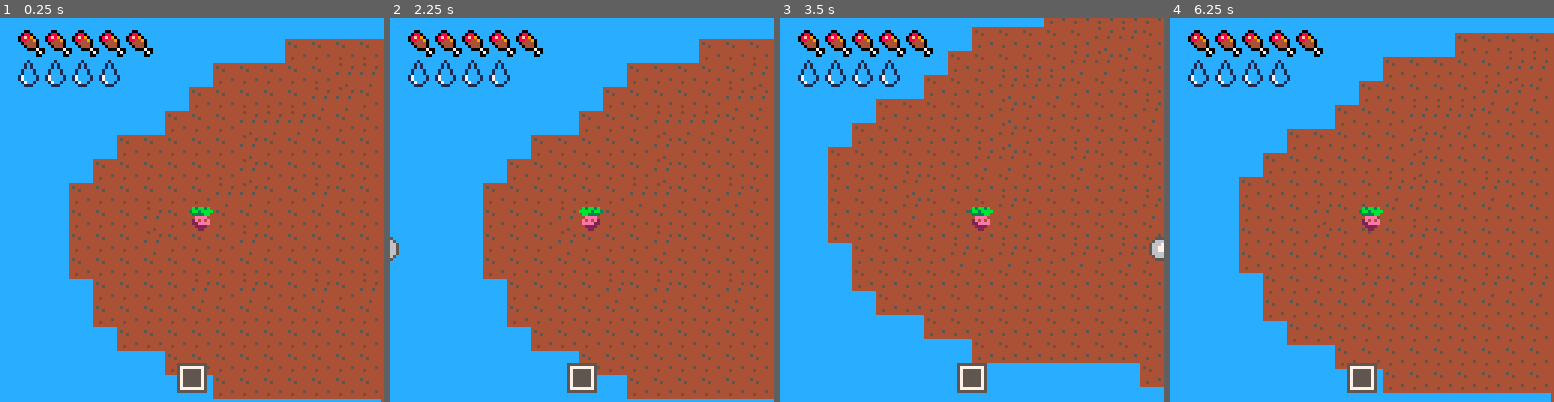
Above: before the commit, frames 1-4 (left to right).
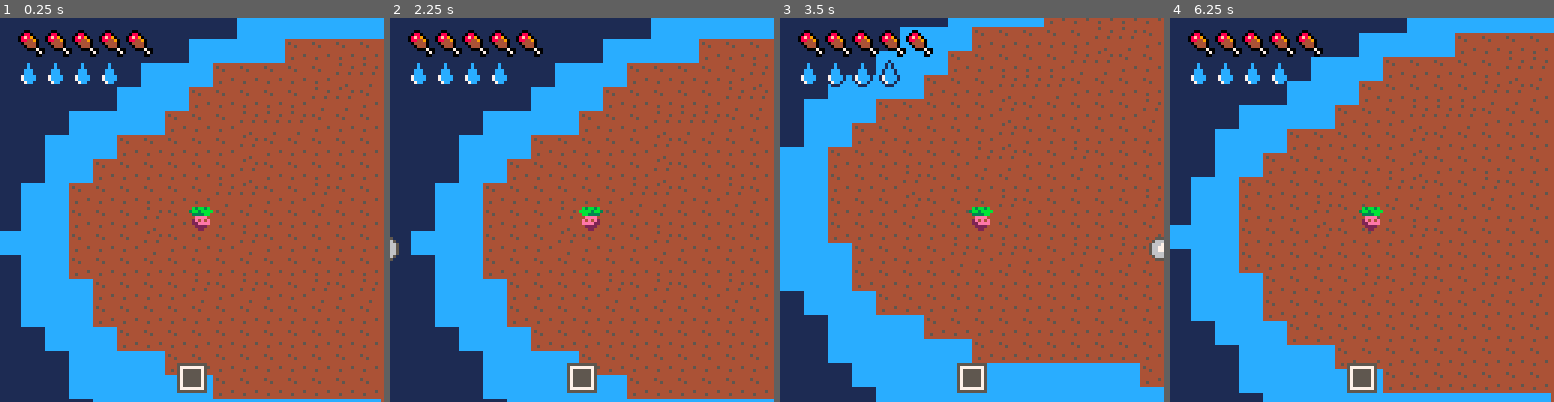
Above: after the commit, the same moments.

Repository: lucaslng/jamhacks-climatastrophe
Game: PICO-8 cartridge climate-collapse.p8
Two runs of this game, one before a commit and one after it. Both use one fixed random seed, a clock stepped at 60 frames per second and the inputs below.
Inputs:
- Up to frame 1 (0.25 s): no input
- Up to frame 2 (2.25 s): tap O (Z key) at 0.33, 0.7, 1.43, 2.22 s; hold Left from 1.97 s (still down)
- Up to frame 3 (3.5 s): release Left at 2.37 s; hold Down 2.42-2.82 s; hold Right from 2.87 s (still down); tap O (Z key) at 3.1 s
- Up to frame 4 (6.25 s): release Right at 3.53 s; hold Up 3.58-4.08 s; tap O (Z key) at 3.98, 4.87, 5.75 s; hold Right 4.13-4.53 s; hold Down 4.58-5.08 s; hold Left 5.13-5.8 s; hold Up 5.85-6.18 s; hold Left from 6.23 s (still down)

The runs differ from the first frame. In frame 1, 16% of the frame differs, in the area x 0-62%, y 0-100%; in frame 2, 22%, in the area x 0-68%, y 0-100%; in frame 3, 8.8%; in frame 4, 15%.

Commit message:
collisions

Diff:
--- a/climate-collapse.p8
+++ b/climate-collapse.p8
@@ -58,27 +58,43 @@
 		fx = false,
 		sprite = 1,
 		hunger = 5,
-		thirst = 4,
+		thirst = 4
 	}
 
-	function Player:moveleft(distance)
-		self.x -= distance
-		self.fx = true
-	end
-
-	function Player:moveright(distance)
-		self.x += distance
-		self.fx = false
-	end
-
-	function Player:moveup(distance)
-		self.y -= distance
-		self.fx = false
-	end
-
-	function Player:movedown(distance)
-		self.y += distance
-		self.fx = false
+	function Player:celx()
+		return flr(self.x / 8)
+	end
+
+	function Player:cely()
+		return flr(self.y / 8)
+	end
+
+	function Player:moveleft()
+		if not fget(mget(flr((self.x - 1) / 8), self:cely()), 7) and not fget(mget(flr((self.x - 1) / 8), flr((self.y + 7) / 8)), 7) then
+			self.x -= 1
+			self.fx = true
+		end
+	end
+
+	function Player:moveright()
+		if not fget(mget(flr((self.x + 8) / 8) , self:cely()), 7) and not fget(mget(flr((self.x + 8) / 8), flr((self.y + 7) / 8)), 7) then
+			self.x += 1
+			self.fx = false
+		end
+	end
+
+	function Player:moveup()
+		if not fget(mget(self:celx(), flr((self.y - 1) / 8)), 7) and not fget(mget(flr((self.x + 7) / 8), flr((self.y - 1) / 8)), 7) then
+			self.y -= 1
+			self.fx = false
+		end
+	end
+
+	function Player:movedown()
+		if not fget(mget(self:celx() , flr((self.y + 8) / 8)), 7) and not fget(mget(flr((self.x + 7) / 8), flr((self.y + 8) / 8)), 7) then
+			self.y += 1
+			self.fx = false
+		end
 	end
 
 	function Player:drink(amount)
@@ -87,14 +103,6 @@
 
 	function Player:eat(amount)
 		self.hunger = clamp(self.hunger + amount, 0, 5)
-	end
-
-	function Player:celx()
-		return flr(self.x / 8)
-	end
-
-	function Player:cely()
-		return flr(self.y / 8)
 	end
 
 	tornadoes = {}
@@ -113,14 +121,31 @@
 		self.__index = self
 		return o
 	end
+
+	Tsunami = {
+		x = 0,
+		y = 0,
+		height = 0,
+		fx = false,
+		v = 0,
+		lifetime = 240
+	}
+
+	tsunamies = {}
+
+	function Tsunami:new()
+		o = {}
+		setmetatable(o, self)
+		self.__index = self
+		return o
+	end
 end
 
 function _update()
-	if (btn(0)) Player:moveleft(1)
-	if (btn(1)) Player:moveright(1)
-	if (btn(2)) Player:moveup(1)
-	if (btn(3)) Player:movedown(1)
-
+	if (btn(0)) Player:moveleft()
+	if (btn(1)) Player:moveright()
+	if (btn(2)) Player:moveup()
+	if (btn(3)) Player:movedown()
 	if btn(4) then
 		if mget(Player:celx(), Player:cely()) == 8 then
 			Player:drink(1)
@@ -140,30 +165,25 @@
 		end
 	end
 
-	if rnd(480) <= 1 then shake = 2 end
-
 	foreach(tornadoes, function(t) t.x += t.vx t.y += t.vy t.lifetime -= 1 if (abs(Player.x - t.x) <= 3 and abs(Player.y - t.y) <= 3) then die("You died to a tornado!") end end)
 	if tornadoes[1] != nil and tornadoes[1].lifetime <= 0 then deli(tornadoes, 1) end
+
+	if rnd(480) <= 1 then shake = 1.4 end
+
+	-- if rnd({0, 1}) <= 1 then
+	-- 	local tsunami = Tsunami:new()
+	-- end
 end
 
 function doshake()
-	 -- this function does the
- -- shaking
- -- first we generate two
- -- random numbers between
- -- -16 and +16
- shakex=16-rnd(32)
- shakey=16-rnd(32)
-
- -- then we apply the shake
- -- strength
- shakex*=shake
- shakey*=shake
-
- -- finally, fade out the shake
- -- reset to 0 when very low
- shake = shake*0.95
- if (shake<0.05) shake=0
+	shakex = 16 - rnd(32)
+	shakey = 16 - rnd(32)
+
+	shakex *= shake
+	shakey *= shake
+
+	shake = shake * 0.95
+	if (shake < 0.05) shake = 0
 end
 
 function _draw()
@@ -244,32 +264,72 @@
 
 
 
+…(33 lines of a section not shown)…
+__gff__
+0000000000000080000000000000000000000000000000000000000000000000000000000000000000000000000000000000000000000000000000000000000000000000000000000000000000000000000000000000000000000000000000000000000000000000000000000000000000000000000000000000000000000000
+0000000000000000000000000000000000000000000000000000000000000000000000000000000000000000000000000000000000000000000000000000000000000000000000000000000000000000000000000000000000000000000000000000000000000000000000000000000000000000000000000000000000000000
 __map__
-0808080808080808080808080808080808080808080808080808080808080808080808080808080808080808080808080808080808080808080808080800000000000000000000000000000000000000000000000000000000000000000000000000000000000000000000000000000000000000000000000000000000000000
-0808080808080808080808080808080808080808080808080808080808080808080808080808080808080808080808080808080808080808080808080800000000000000000000000000000000000000000000000000000000000000000000000000000000000000000000000000000000000000000000000000000000000000
-0808080808080808080808080808080808080808080808080808080808080808080808080808080808080808080808080808080808080808080808080800000000000000000000000000000000000000000000000000000000000000000000000000000000000000000000000000000000000000000000000000000000000000
-0808080808080808080808080808080808080808080808080808080808080808080808080808080808080808080808080808080808080808080808080800000000000000000000000000000000000000000000000000000000000000000000000000000000000000000000000000000000000000000000000000000000000000
-0808080808080808080808080808080808080808080808080808080808080808080808080808080808080808080808080808080808080808080808080800000000000000000000000000000000000000000000000000000000000000000000000000000000000000000000000000000000000000000000000000000000000000
-0808080808080808080808080808080808080808080808080808080808080808080808080808080808080808080808080808080808080808080808080800000000000000000000000000000000000000000000000000000000000000000000000000000000000000000000000000000000000000000000000000000000000000
-0808080808080808080808080808080808080808080808080808080808080808080808080808080808080808080808080808080808080808080808080800000000000000000000000000000000000000000000000000000000000000000000000000000000000000000000000000000000000000000000000000000000000000
-0808080808080808080808080808080808080808080808080808080808080808232323232324232323230808080808080808080808080808080808080800000000000000000000000000000000000000000000000000000000000000000000000000000000000000000000000000000000000000000000000000000000000000
-0808080808080808080808080808080808080808080808080823232323232323232323232323232323232323230808080808080808080808080808080800000000000000000000000000000000000000000000000000000000000000000000000000000000000000000000000000000000000000000000000000000000000000
-0808080808080808080808080808080808080808232323232323232323232323232324232323242323232323232323080808080808080808080808080800000000000000000000000000000000000000000000000000000000000000000000000000000000000000000000000000000000000000000000000000000000000000
-0808080808080808080808080808080808232323232324242323242323242323232323232323242423232323232323230808080808080808080808080800000000000000000000000000000000000000000000000000000000000000000000000000000000000000000000000000000000000000000000000000000000000000
-0808080808080808080808080808080823232323232424232323242323232323232323232323232424232323232323232308080808080808080808080800000000000000000000000000000000000000000000000000000000000000000000000000000000000000000000000000000000000000000000000000000000000000
-0808080808080808080808080808082323232424242323232323242423232323232423232323242324242424232323232323080808080808080808080800000000000000000000000000000000000000000000000000000000000000000000000000000000000000000000000000000000000000000000000000000000000000
-0808080808080808080808080823232323232423232323232424242323232323232323232323232323232323242423232323230808080808080808080800000000000000000000000000000000000000000000000000000000000000000000000000000000000000000000000000000000000000000000000000000000000000
-0808080808080808080808082323232323232423232323232323232323242323232324242324232423242423232323232323230808080808080808080800000000000000000000000000000000000000000000000000000000000000000000000000000000000000000000000000000000000000000000000000000000000000
-0808080808080808080808232323232323242423232423232323232323232323242423232323232308082423232323232423232308080808080808080800000000000000000000000000000000000000000000000000000000000000000000000000000000000000000000000000000000000000000000000000000000000000
-0808080808080808080808232323242323232323232323232323232324232323232323232323232308080823232323232323232308080808080808080800000000000000000000000000000000000000000000000000000000000000000000000000000000000000000000000000000000000000000000000000000000000000
-0808080808080808080808232323242323232423232323232423232324232323232424242323232308082323232423232323232308080808080808080800000000000000000000000000000000000000000000000000000000000000000000000000000000000000000000000000000000000000000000000000000000000000
-0808080808080808080808232323232323232323232323232323232424242424242323232323232323232323232323232324232308080808080808080800000000000000000000000000000000000000000000000000000000000000000000000000000000000000000000000000000000000000000000000000000000000000
-0808080808080808080808082323232324232423232423242324242424242423232323232323242324232323232323242323232308080808080808080800000000000000000000000000000000000000000000000000000000000000000000000000000000000000000000000000000000000000000000000000000000000000
-0808080808080808080808082323232323232323232323232323232323242323232323242423232323232324242323232323230808080808080808080800000000000000000000000000000000000000000000000000000000000000000000000000000000000000000000000000000000000000000000000000000000000000
-0808080808080808080808080823232323232323232323232323232323242323232323232323232323242424232323232323230808080808080808080800000000000000000000000000000000000000000000000000000000000000000000000000000000000000000000000000000000000000000000000000000000000000
-0808080808080808080808080808082323232323232323232323232323242323232323232324242424232323232323232323080808080808080808080800000000000000000000000000000000000000000000000000000000000000000000000000000000000000000000000000000000000000000000000000000000000000
-0808080808080808080808080808080808232323232323232324232323232323232323232323232323232323232323232308080808080808080808080800000000000000000000000000000000000000000000000000000000000000000000000000000000000000000000000000000000000000000000000000000000000000
-0808080808080808080808080808080808080808080808082323232323232323232323232323232323232323232323080808080808080808080808080800000000000000000000000000000000000000000000000000000000000000000000000000000000000000000000000000000000000000000000000000000000000000
-0808080808080808080808080808080808080808080808080808080808080808080808080808080808080808080808080808080808080808080808080800000000000000000000000000000000000000000000000000000000000000000000000000000000000000000000000000000000000000000000000000000000000000
-0808080808080808080808080808080808080808080808080808080808080808080808080808080808080808080808080808080808080808080808080800000000000000000000000000000000000000000000000000000000000000000000000000000000000000000000000000000000000000000000000000000000000000
-0808080808080808080808080808080808080808080808080808080808080808080808080808080808080808080808080808080808080808080808080800000000000000000000000000000000000000000000000000000000000000000000000000000000000000000000000000000000000000000000000000000000000000
+0707070707070707070707070707070707070707070707070707070707070707070707070707070707070707070707070707070707070707070707070707070700000000000000000000000000000000000000000000000000000000000000000000000000000000000000000000000000000000000000000000000000000000
+0707070707070707070707070707070707070707070707070707070707070707070707070707070707070707070707070707070707070707070707070707070700000000000000000000000000000000000000000000000000000000000000000000000000000000000000000000000000000000000000000000000000000000
+0707070707070707070707070707070707070707070707070707070707070707070707070707070707070707070707070707070707070707070707070707070700000000000000000000000000000000000000000000000000000000000000000000000000000000000000000000000000000000000000000000000000000000
+0707070707070707070707070707070707070707070707070707070707070707070707070707070707070707070707070707070707070707070707070707070700000000000000000000000000000000000000000000000000000000000000000000000000000000000000000000000000000000000000000000000000000000
+0707070707070707070707070707070707070707070707070707070707070707070707080808080808080808080807070707070707070707070707070707070700000000000000000000000000000000000000000000000000000000000000000000000000000000000000000000000000000000000000000000000000000000
+0707070707070707070707070707070707070707070707070708080808080808080808080808080808080808080808070707070707070707070707070707070700000000000000000000000000000000000000000000000000000000000000000000000000000000000000000000000000000000000000000000000000000000
+0707070707070707070707070707070707070707070708080808080808080808080808080808080808080808080808080707070707070707070707070707070700000000000000000000000000000000000000000000000000000000000000000000000000000000000000000000000000000000000000000000000000000000
+0707070707070707070707070707070707070707080808080808080808080808232323232324232323230808080808080807070707070707070707070707070700000000000000000000000000000000000000000000000000000000000000000000000000000000000000000000000000000000000000000000000000000000
+0707070707070707070707070707070707070808080808080823232323232323232323232323232323232323230808080808070707070707070707070707070700000000000000000000000000000000000000000000000000000000000000000000000000000000000000000000000000000000000000000000000000000000
+0707070707070707070707070707070708080808232323232323232323232323232324232323242323232323232323080808080707070707070707070707070700000000000000000000000000000000000000000000000000000000000000000000000000000000000000000000000000000000000000000000000000000000
+0707070707070707070707070707080808232323232324242323242323242323232323232323242423232323232323230808080807070707070707070707070700000000000000000000000000000000000000000000000000000000000000000000000000000000000000000000000000000000000000000000000000000000
+0707070707070707070707070708080823232323232424232323242323232323232323232323232424232323232323232308080808070707070707070707070700000000000000000000000000000000000000000000000000000000000000000000000000000000000000000000000000000000000000000000000000000000
+0707070707070707070707080808082323232424242323232323242423232323232423232323242324242424232323232323080808070707070707070707070700000000000000000000000000000000000000000000000000000000000000000000000000000000000000000000000000000000000000000000000000000000
+0707070707070707070708080823232323232423232323232424242323232323232323232323232323232323242423232323230808080707070707070707070700000000000000000000000000000000000000000000000000000000000000000000000000000000000000000000000000000000000000000000000000000000
+0707070707070707070708082323232323232423232323232323232323242323232324242324232423242423232323232323230808080707070707070707070700000000000000000000000000000000000000000000000000000000000000000000000000000000000000000000000000000000000000000000000000000000
+0707070707070707070808232323232323242423232423232323232323232323242423232323232308082423232323232423232308080807070707070707070700000000000000000000000000000000000000000000000000000000000000000000000000000000000000000000000000000000000000000000000000000000
+0707070707070707070808232323242323232323232323232323232324232323232323232323232308080823232323232323232308080707070707070707070700000000000000000000000000000000000000000000000000000000000000000000000000000000000000000000000000000000000000000000000000000000
+0707070707070707080808232323242323232423232323232423232324232323232424242323232308082323232423232323232308080707070707070707070700000000000000000000000000000000000000000000000000000000000000000000000000000000000000000000000000000000000000000000000000000000
+0707070707070707070808232323232323232323232323232323232424242424242323232323232323232323232323232324232308080707070707070707070700000000000000000000000000000000000000000000000000000000000000000000000000000000000000000000000000000000000000000000000000000000
+0707070707070707070808082323232324232423232423242324242424242423232323232323242324232323232323242323232308080707070707070707070700000000000000000000000000000000000000000000000000000000000000000000000000000000000000000000000000000000000000000000000000000000
+0707070707070707070808082323232323232323232323232323232323242323232323242423232323232324242323232323230808070707070707070707070700000000000000000000000000000000000000000000000000000000000000000000000000000000000000000000000000000000000000000000000000000000
+0707070707070707070708080823232323232323232323232323232323242323232323232323232323242424232323232323230808070707070707070707070700000000000000000000000000000000000000000000000000000000000000000000000000000000000000000000000000000000000000000000000000000000
+0707070707070707070707080808082323232323232323232323232323242323232323232324242424232323232323232323080808070707070707070707070700000000000000000000000000000000000000000000000000000000000000000000000000000000000000000000000000000000000000000000000000000000
+0707070707070707070707080808080808232323232323232324232323232323232323232323232323232323232323232308080807070707070707070707070700000000000000000000000000000000000000000000000000000000000000000000000000000000000000000000000000000000000000000000000000000000
+0707070707070707070707070808080808080808080808082323232323232323232323232323232323232323232323080808080707070707070707070707070700000000000000000000000000000000000000000000000000000000000000000000000000000000000000000000000000000000000000000000000000000000
+0707070707070707070707070708080808080808080808080808080808080808080808080808080808080808080808080808080707070707070707070707070700000000000000000000000000000000000000000000000000000000000000000000000000000000000000000000000000000000000000000000000000000000
+0707070707070707070707070707070708080808080808080808080808080808080808080808080808080808080807070707070707070707070707070707070700000000000000000000000000000000000000000000000000000000000000000000000000000000000000000000000000000000000000000000000000000000
+0707070707070707070707070707070707070708080808080808080808080808080808080808080808080707070707070707070707070707070707070707070700000000000000000000000000000000000000000000000000000000000000000000000000000000000000000000000000000000000000000000000000000000
+0707070707070707070707070707070707070707070707070707070707070707070707070707070707070707070707070707070707070707070707070707070700000000000000000000000000000000000000000000000000000000000000000000000000000000000000000000000000000000000000000000000000000000
+0707070707070707070707070707070707070707070707070707070707070707070707070707070707070707070707070707070707070707070707070707070700000000000000000000000000000000000000000000000000000000000000000000000000000000000000000000000000000000000000000000000000000000
+0707070707070707070707070707070707070707070707070707070707070707070707070707070707070707070707070707070707070707070707070707070700000000000000000000000000000000000000000000000000000000000000000000000000000000000000000000000000000000000000000000000000000000
+0707070707070707070707070707070707070707070707070707070707070707070707070707070707070707070707070707070707070707070707070707070700000000000000000000000000000000000000000000000000000000000000000000000000000000000000000000000000000000000000000000000000000000
Not shown, changed: 49 lines of the sprite sheet (__gfx__) section of climate-collapse.p8
